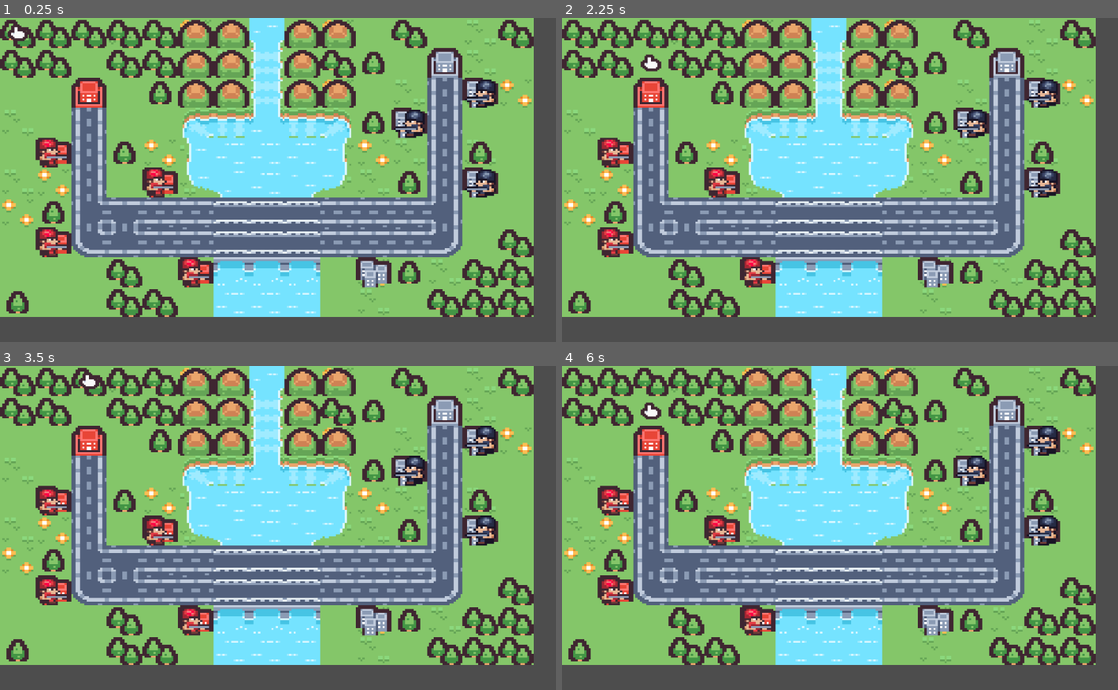
Above: before the commit, frames 1-4 (two rows, left to right).
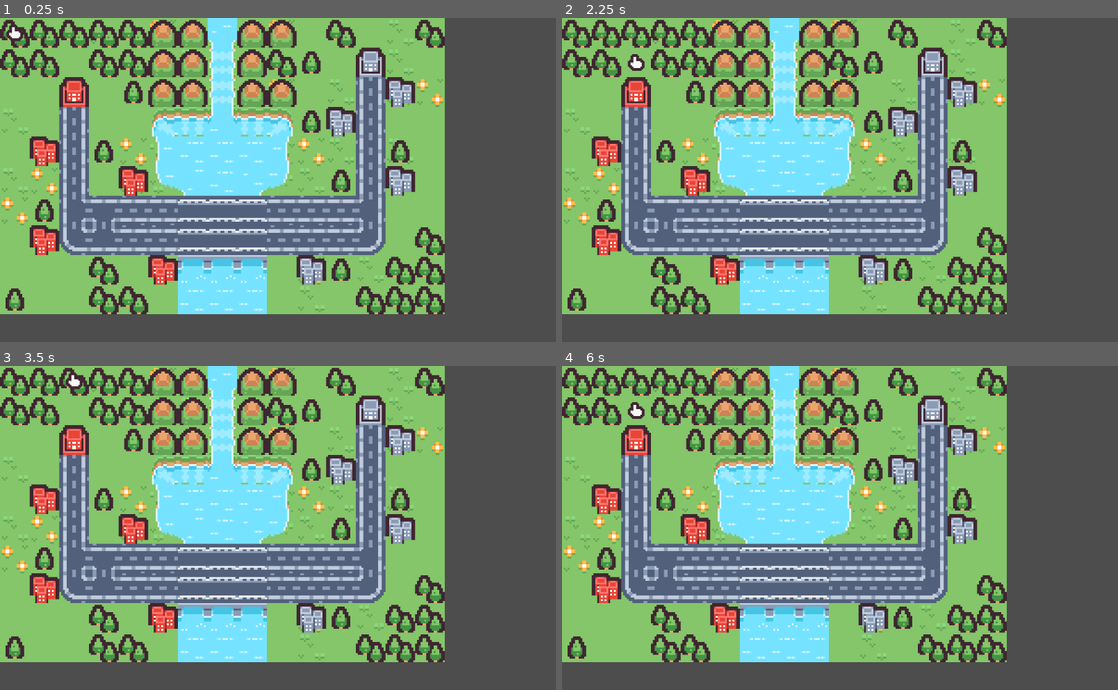
Above: after the commit, the same moments.

Repository: ARnhrt/gamedev_final
Game: Godot game, scene res://world.tscn
Same seed, same stepped clock (60 frames per second), same inputs: the game is played once before the commit and once after it.
Inputs:
- Up to frame 1 (0.25 s): no input
- Up to frame 2 (2.25 s): tap Enter (ui_accept) at 0.5, 0.6, 0.77, 1.07, 1.52, 1.55, 1.82, 2.1 s; hold Right (move_right) 0.53-1.28 s; hold Down (move_down) 1.28-2.03 s; tap E (end_turn) at 1.35 s; hold Right (move_right) from 2.03 s (still down)
- Up to frame 3 (3.5 s): release Right (move_right) at 2.78 s; hold W (move_up) from 2.78 s (still down); tap E (end_turn) at 2.85 s; tap Enter (ui_accept) at 3.02, 3.05, 3.32 s
- Up to frame 4 (6 s): release W (move_up) at 3.53 s; hold A (move_left) 3.53-5.03 s; tap Enter (ui_accept) at 3.6, 3.77, 4.07, 4.52, 4.55, 4.82, 5.1 s; tap E (end_turn) at 4.35, 5.85 s; hold Down (move_down) 5.03-5.78 s; hold Right (move_right) from 5.78 s (still down)

The runs differ from the first frame. In frame 1, 59% of the frame differs, in the area x 0-96%, y 0-93%; in frame 2, 59%; in frame 3, 59%; in frame 4, 59%.

Commit message:
added combat concept

Diff:
--- a/final-project/cursor.gd
+++ b/final-project/cursor.gd
@@ -64,14 +64,20 @@
 
 func try_move_selected_unit() -> void:
 	var selected_unit = world.selected_unit
+	var units_node = world.get_node("Units")
 
-	# Don't move onto another unit
-	var units_node = world.get_node("Units")
+	# Check if attacking
 	for unit in units_node.get_children():
 		if unit != selected_unit and unit.grid_position == grid_position:
-			print("Tile occupied")
+			world.try_attack(selected_unit, unit)
+
+			selected_unit.has_moved = true
+			selected_unit.set_selected(false)
+			world.selected_unit = null
+			world.clear_move_tiles()
 			return
 
+	# Otherwise try movement
 	if world.is_tile_in_range(selected_unit, grid_position):
 		selected_unit.move_to_tile(grid_position)
 		selected_unit.has_moved = true
@@ -80,4 +86,4 @@
 		world.clear_move_tiles()
 		print("Unit moved to: ", grid_position)
 	else:
-		print("Tile out of range")
+		print("Invalid move")
--- a/final-project/units.gd
+++ b/final-project/units.gd
@@ -4,6 +4,7 @@
 @export var move_range = 3
 @export var team: String = "red"
 @export var has_moved: bool = false
+@export var health: int = 10
 
 @onready var world = get_parent().get_parent()
 @onready var ground = world.get_node("Ground")
--- a/final-project/world.gd
+++ b/final-project/world.gd
@@ -68,3 +68,38 @@
 		current_team = "red"
 
 	print("Current turn: ", current_team)
+
+func is_adjacent(pos1: Vector2i, pos2: Vector2i) -> bool:
+	var dx = abs(pos1.x - pos2.x)
+	var dy = abs(pos1.y - pos2.y)
+	return dx + dy == 1
+
+func try_attack(attacker, target) -> void:
+	if attacker.team == target.team:
+		return
+
+	if is_adjacent(attacker.grid_position, target.grid_position):
+		target.health -= 5
+		print("Attacked ", target.name, " | HP:", target.health)
+
+		if target.health <= 0:
+			print(target.name, " defeated")
+			target.queue_free()
+		if target.health <= 0:
+			target.queue_free()
+			check_win_condition()
+
+func check_win_condition():
+	var red_exists = false
+	var grey_exists = false
+
+	for unit in $Units.get_children():
+		if unit.team == "red":
+			red_exists = true
+		elif unit.team == "grey":
+			grey_exists = true
+
+	if not red_exists:
+		print("Grey Wins!")
+	elif not grey_exists:
+		print("Red Wins!")
--- a/final-project/world.tscn
+++ b/final-project/world.tscn
@@ -971,6 +971,7 @@
 tile_set = SubResource("TileSet_gbfbk")
 
 [node name="Units" type="Node2D" parent="."]
+visible = false
 
 [node name="Red_1" parent="Units" instance=ExtResource("2_aqk2v")]
 position = Vector2(100, 290)
@@ -1002,7 +1003,6 @@
 
 [node name="Camera2D" type="Camera2D" parent="."]
 anchor_mode = 0
-zoom = Vector2(1.2, 1.01)
 limit_left = 0
 limit_top = 0
 limit_right = 960
